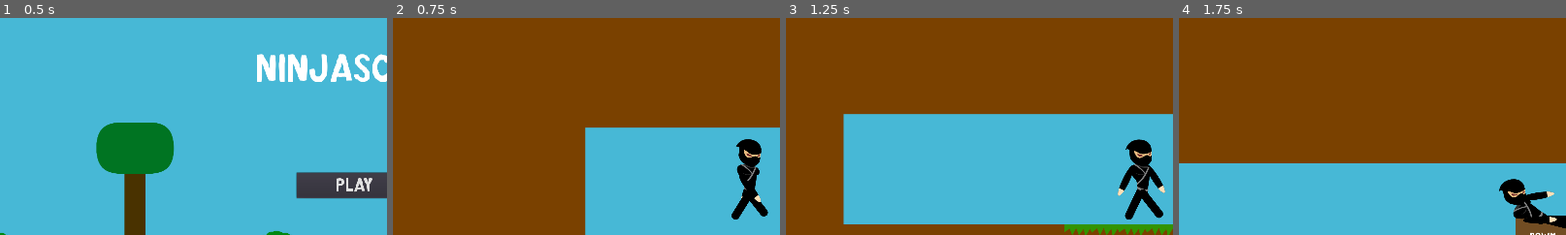
Above: before the commit, frames 1-4 (left to right).
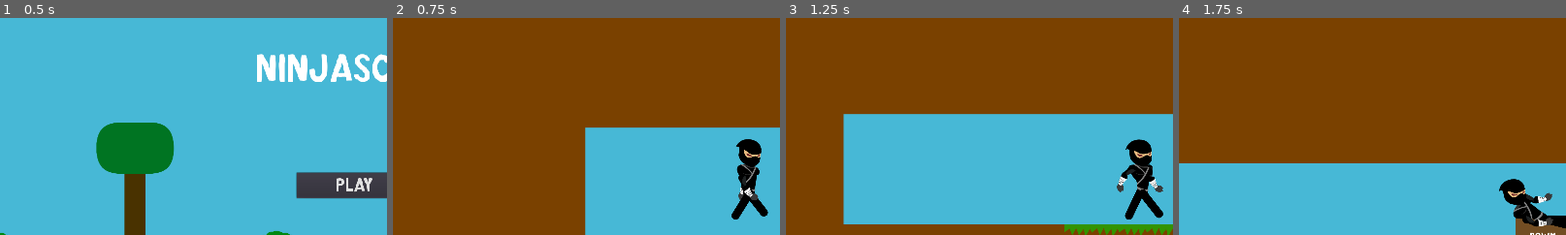
Above: after the commit, the same moments.

Repository: nathangranet/aoe_2020
Game: Godot game, scene res://scene/menu/MainMenu.tscn
Two runs of this game, one before a commit and one after it. Both use one fixed random seed, a clock stepped at 60 frames per second and the inputs below.
Inputs:
- Up to frame 1 (0.5 s): no input
- Up to frame 2 (0.75 s): click "Play" at 0.5 s
- Up to frame 3 (1.25 s): no input
- Up to frame 4 (1.75 s): tap Down (movement_slide) at 1.35 s; tap Up (movement_jump) at 1.52 s
The pictures show only the part of the screen within x 4-54%, y 12-61%; the shares and areas given below are measured in that part.

Frame 1 is identical in both runs. In frame 2, 0.3% of the frame differs, in the area x 89-95%, y 72-85%; in frame 3, 0.5%, in the area x 85-98%, y 67-83%; in frame 4, 0.5%.

Commit message:
[MODIFY] character's arms

Diff:
--- a/scene/game/bonom.tscn
+++ b/scene/game/bonom.tscn
@@ -358,7 +358,7 @@
 [node name="Arm1" type="Sprite" parent="Node2D"]
 position = Vector2( 6, -30 )
 texture = ExtResource( 4 )
-offset = Vector2( 32, 60 )
+offset = Vector2( 30, 60 )
 
 [node name="Leg1" type="Sprite" parent="Node2D"]
 position = Vector2( -3.78172, 38.1994 )
@@ -377,7 +377,7 @@
 [node name="Arm2" type="Sprite" parent="Node2D"]
 position = Vector2( -0.767601, -39.0398 )
 texture = ExtResource( 4 )
-offset = Vector2( -36, 56 )
+offset = Vector2( -36, 50 )
 
 [node name="AnimationPlayer" type="AnimationPlayer" parent="."]
 autoplay = "runing"
Binary file changed: ressource/character/arm.png
